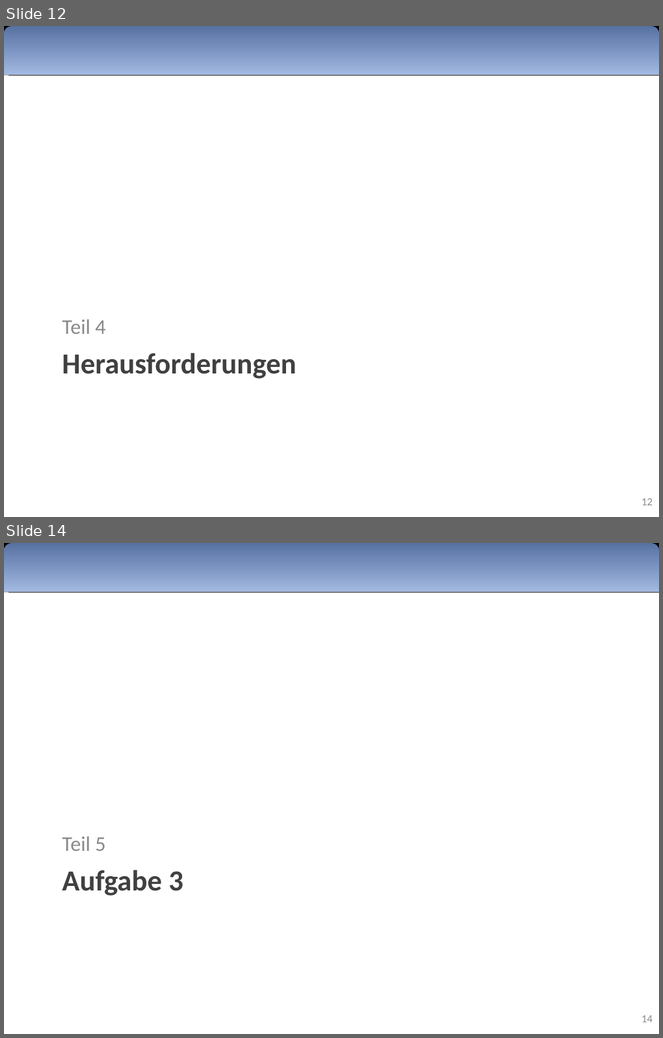
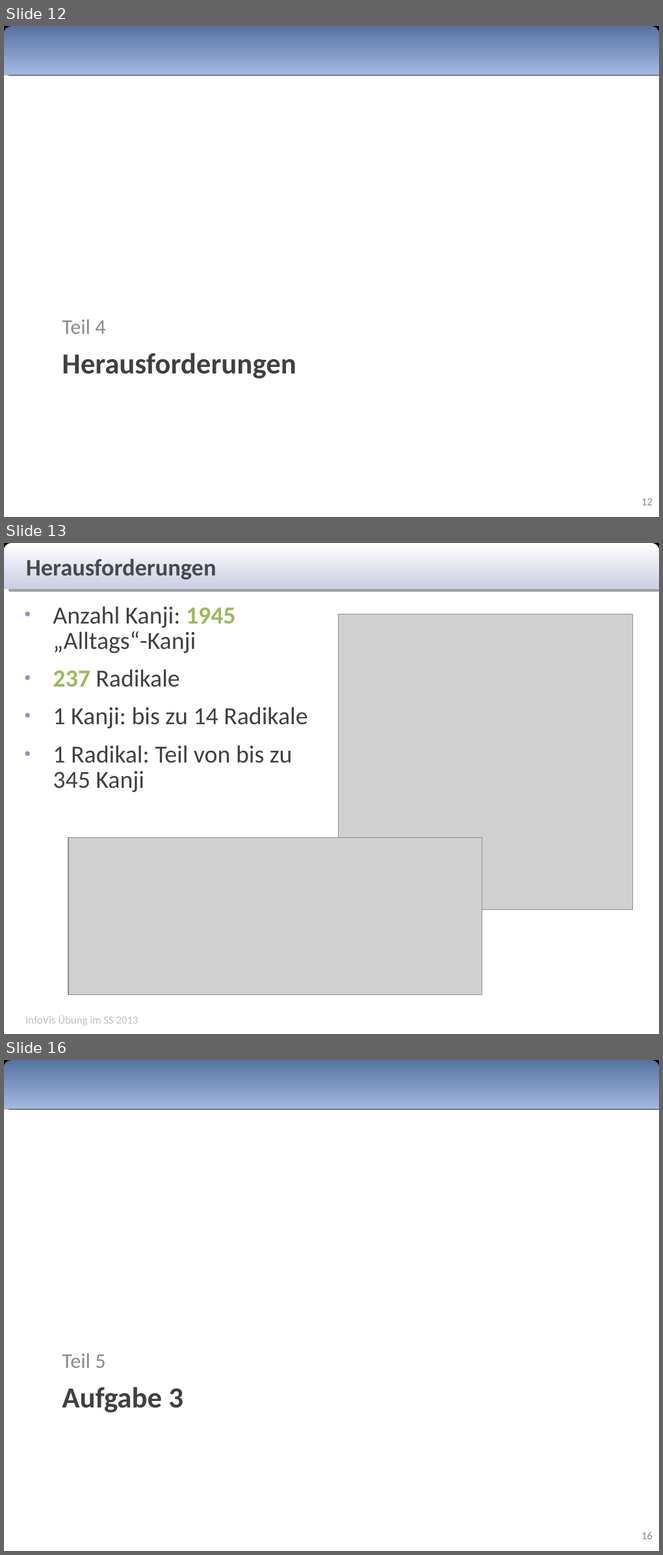
Before and after one commit to Rajikarubijua/bushumappu, a slide deck: presentation/zwischenpräsentation.odp. Shown one above the other, each under a label of ours: slides 12 and 14 before the commit, slides 12, 13 and 16 after it; the slides between them are not shown. The pictures are 663x1038 and 663x1555 pixels, drawn with LibreOffice and Linux fonts; fonts in the diff are those of the drawing; grey boxes stand for pictures. Boxes give left, top, right and bottom in pixels: in the first picture for what was removed or moved away, otherwise in the second. Text is boxed around its words. In the diff, an @@ line names an element or a change of style, - is before the commit and + after.

```diff
--- a/presentation/zwischenpräsentation.odp
+++ b/presentation/zwischenpräsentation.odp
@@ slide 13 added at (x1=4, y1=543, x2=659, y2=1034), background #FFFFFF @@
@@ rectangle added at (x1=4, y1=543, x2=659, y2=589), fill #000000 @@
@@ freeform shape added at (x1=4, y1=543, x2=659, y2=590), fill gradient #FFFFFF to #C8CDE3 @@
@@ text added at (x1=26, y1=559, x2=217, y2=579), 26 pt, text #494949, bold @@
+Herausforderungen
@@ text added at (x1=53, y1=606, x2=308, y2=793), 27 pt, text #404040 @@
+● Anzahl Kanji: 1945 „Alltags“-Kanji
+● 237 Radikale
+● 1 Kanji: bis zu 14 Radikale
+● 1 Radikal: Teil von bis zu 345 Kanji
@@ picture added at (x1=338, y1=615, x2=633, y2=910) @@
@@ picture added at (x1=68, y1=838, x2=482, y2=995) @@
@@ text added at (x1=25, y1=1016, x2=139, y2=1026), 12 pt, text #BFBFBF @@
+InfoVis Übung im SS 2013
@@ what was slide 14 is now slide 16 @@
@@ page number at (x1=642, y1=1532, x2=653, y2=1540): text changed @@
-14
+16
```
Also in this commit, not shown: 14 slides changed, 3 other slides added, 2 slides removed.
